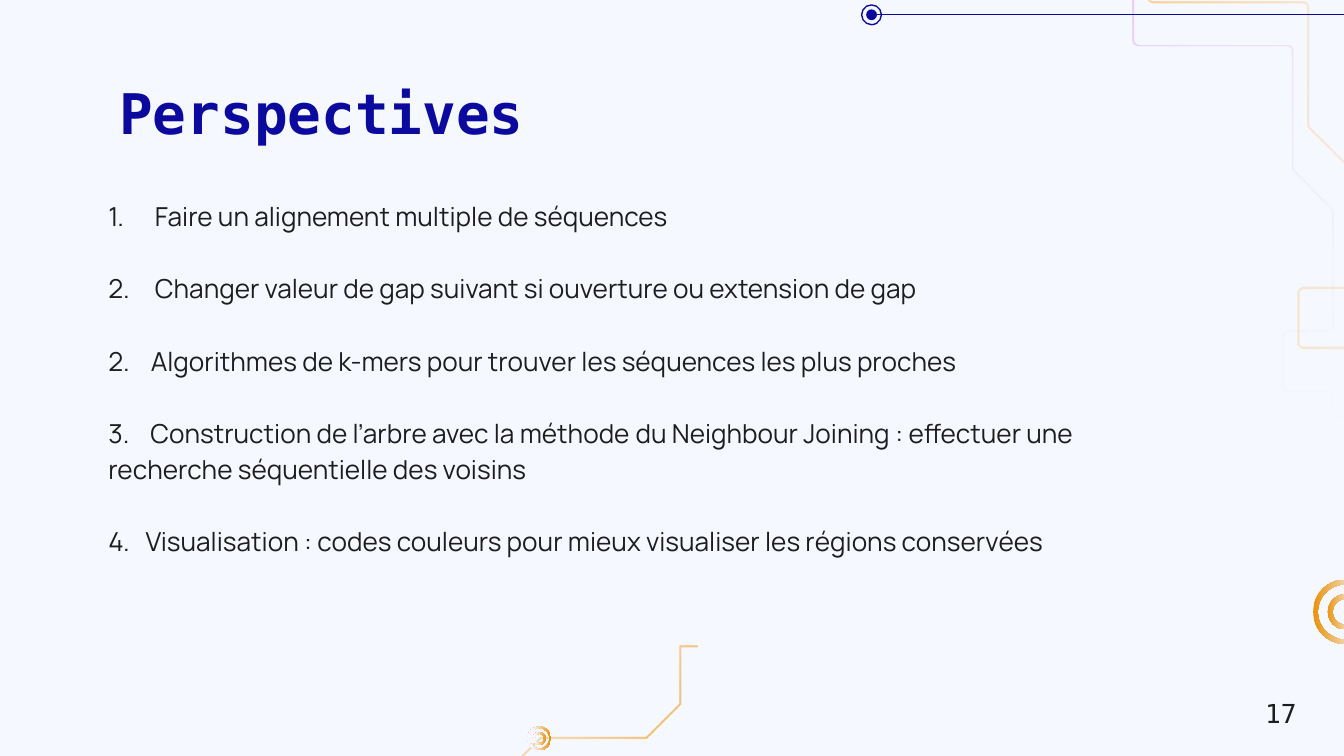
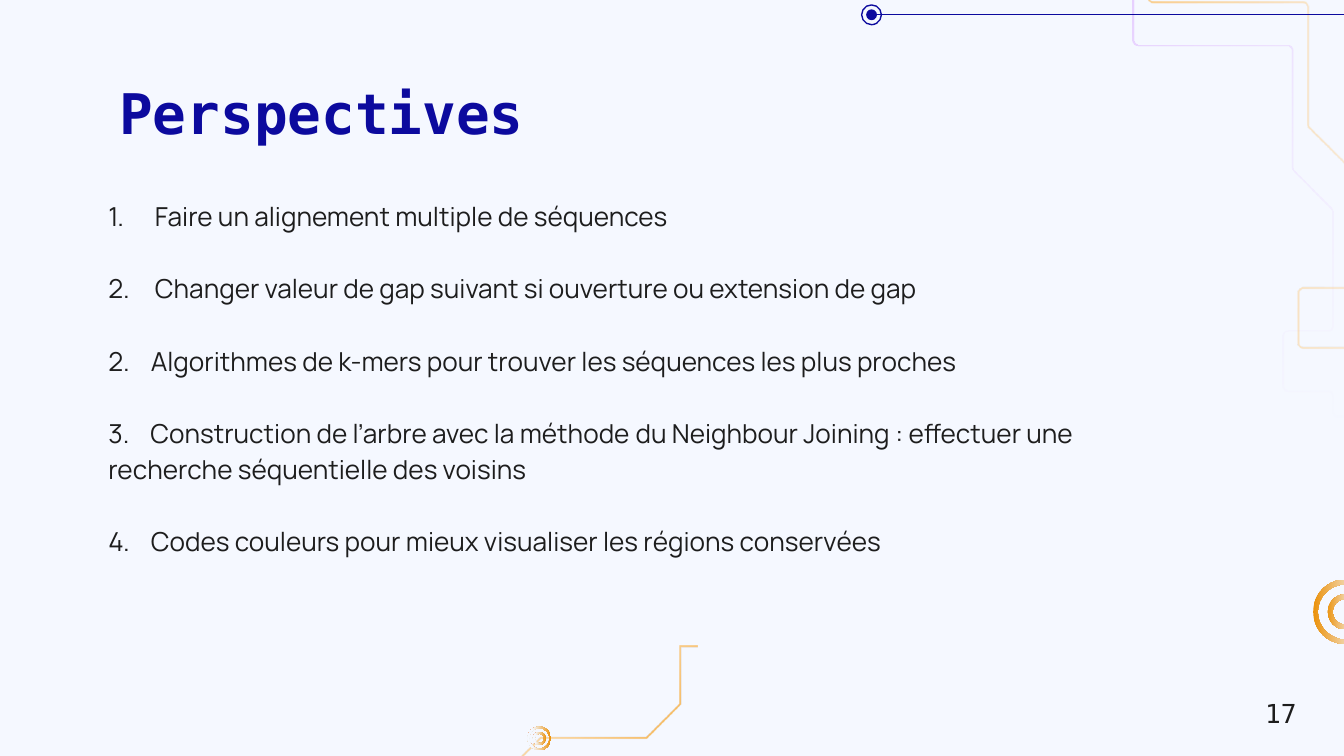
Before and after one commit to InLe074/LEBIB_Ines_Projet_Clustal_M2BI, a slide deck: slide 17 of Presentation_Projet_Clustal.pptx. Drawn at 1344x756 pixels with LibreOffice and Linux fonts; fonts in the diff are those of the drawing; background and template pictures are left out. Boxes give left, top, right and bottom in pixels: in the first picture for what was removed or moved away, otherwise in the second. Text is boxed around its words. In the diff, an @@ line names an element or a change of style, - is before the commit and + after.

```diff
--- a/Presentation_Projet_Clustal.pptx
+++ b/Presentation_Projet_Clustal.pptx
@@ subtitle at (108,530,881,558): text changed @@
-4. Visualisation : codes couleurs pour mieux visualiser les régions conservées
+4. Codes couleurs pour mieux visualiser les régions conservées
```
Also in this commit, not shown: 3 other slides changed.
